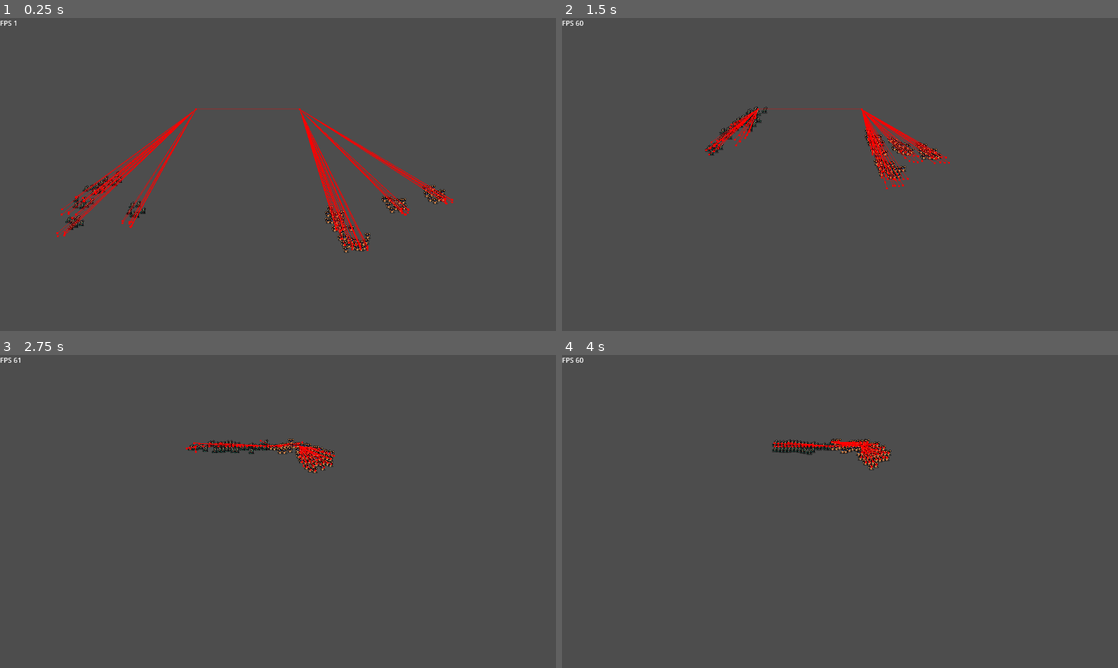
Above: before the commit, frames 1-4 (two rows, left to right).
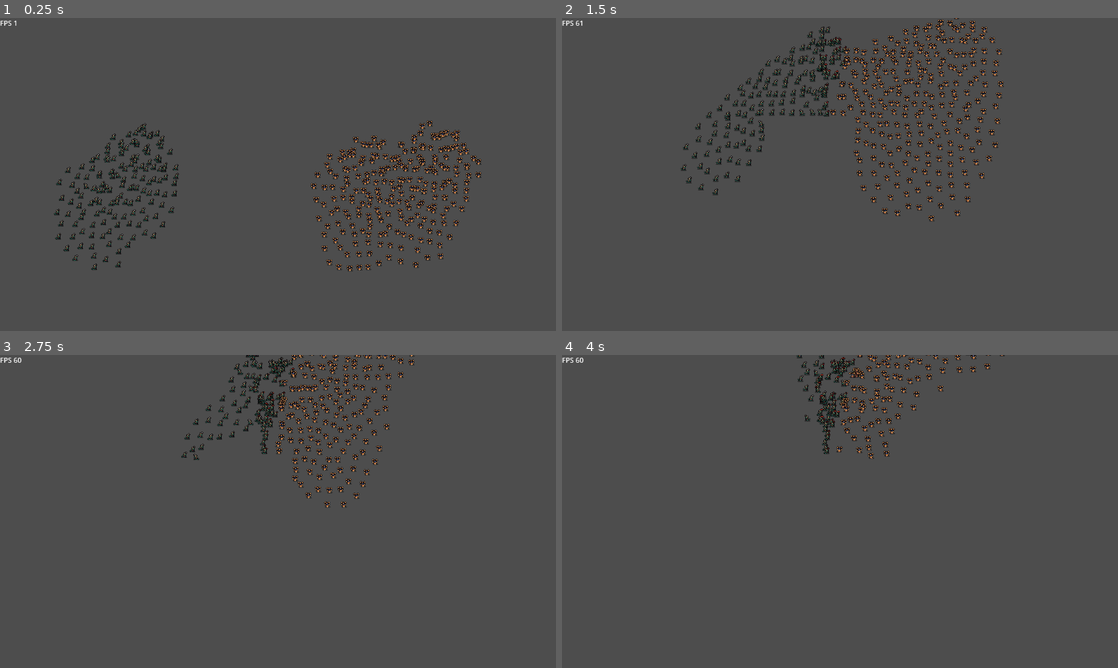
Above: after the commit, the same moments.

Repository: Snayff/nqp3
Game: Godot game, scene res://scenes/stages/combat/stage_combat.tscn
Two runs of this game, one before a commit and one after it. Both use one fixed random seed, a clock stepped at 60 frames per second and the inputs below.
Inputs (mouse positions are in pixels of both pictures, inside the frame that each line leads up to):
- Up to frame 1 (0.25 s): no input
- Up to frame 2 (1.5 s): move the mouse to (962, 158) at 0.52 s; click (962, 158) at 0.67 s; move the mouse to (728, 190) at 1.27 s; click (728, 190) at 1.42 s
- Up to frame 3 (2.75 s): move the mouse to (333, 442) at 2.02 s; click (333, 442) at 2.17 s
- Up to frame 4 (4 s): move the mouse to (812, 574) at 2.77 s; click (812, 574) at 2.92 s; move the mouse to (1006, 558) at 3.52 s; click (1006, 558) at 3.67 s

The runs differ from the first frame. In frame 1, 7.7% of the frame differs, in the area x 9-87%, y 28-81%; in frame 2, 7.2%; in frame 3, 4.2%; in frame 4, 2.8%.

Commit message:
feature/bigger combat (#12)
* closes #5

* implements some of #6

* Remaining issues:

    Actor behavior needs tweaking
    Actors can't collide with the environment
    Could be further optimized still, perhaps


* Enforce social distancing

* remove unused timer

* Make actors target enemies they bump into

* Clean up branch for merging

Diff:
--- /dev/null
+++ b/hashgrid/hashgrid.gd
@@ -0,0 +1,30 @@
+extends Node
+
+var hash_grid : Dictionary
+var tile_size := Vector2(25,25)
+
+const offsets : Array [Vector2] = [
+	Vector2(-1,1),Vector2(0,1),Vector2(1,1),
+	Vector2(-1,0),Vector2(0,0),Vector2(1,0),
+	Vector2(-1,-1),Vector2(0,-1),Vector2(1,-1)
+]
+
+func _ready():
+	self.process_priority = -4
+
+func _physics_process(delta):
+	hash_grid.clear()
+	for actor in get_tree().get_nodes_in_group("actor"):
+		var tile = (actor.global_position / tile_size).floor()
+		if not hash_grid.has(tile):
+			hash_grid[tile] = []
+		hash_grid[tile].append(actor)
+
+	for tile in hash_grid.keys():
+		var supa_list : Array
+		for offset in offsets:
+			var t_tile = tile + offset
+			if hash_grid.has(t_tile):
+				supa_list.append_array(hash_grid[t_tile])
+		for actor in hash_grid[tile]:
+			actor.neighbours = supa_list
--- a/project.godot
+++ b/project.godot
@@ -23,13 +23,14 @@
 RefData="*res://scripts/globals/ref_data.gd"
 SignalBus="*res://scripts/globals/signal_bus.gd"
 Utility="*res://scripts/globals/utility.gd"
+Hashgrid="*res://hashgrid/hashgrid.gd"
 
 [display]
 
 window/size/viewport_width=1280
 window/size/viewport_height=720
+window/stretch/mode="viewport"
 window/dpi/allow_hidpi=false
-window/stretch/mode="viewport"
 
 [editor]
 
--- a/scenes/entities/actor/actor.gd
+++ b/scenes/entities/actor/actor.gd
@@ -88,6 +88,8 @@
 		if not is_selectable:
 			is_selected = false
 
+var neighbours : Array
+
 ######### SETUP #############
 
 func _ready() -> void:
@@ -132,11 +134,6 @@
 func _physics_process(delta) -> void:
 
 	if is_in_group("alive"):
-
-		# if we have reached the destination get a new target
-		if _navigation_agent.is_navigation_finished():
-				refresh_target()
-
 		update_state()
 		process_current_state()
 
@@ -147,8 +144,9 @@
 	# if we have target, move towards them, else get new
 	if _target != null:
 		# attack if in range, else move closer
+		_navigation_agent.target_position = _target.global_position
 		var in_attack_range : bool = _navigation_agent.distance_to_target() <= stats.attack_range
-		if in_attack_range and has_ready_attack:
+		if in_attack_range and (has_ready_attack or true):
 			_navigation_agent.target_position = global_position
 			if _state != Constants.ActorState.ATTACKING:
 				change_state(Constants.ActorState.ATTACKING)
@@ -208,14 +206,34 @@
 	# get next destination
 	var target_pos : Vector2 = _navigation_agent.get_next_path_position()
 
+	var social_distancing_force : Vector2
+
+	var social_loop_limit : int = 7
+	var distance_to_target : float = _target.global_position.distance_to(self.global_position)
+
+	for i in mini(neighbours.size(), social_loop_limit):
+		var neighbour = neighbours[i]
+		var p1 : Vector2 = self.global_position
+		var p2 : Vector2 = neighbour.global_position
+		var distance : float = p1.distance_to(p2)
+		if distance < distance_to_target and _ai.is_enemy(neighbour):
+			_target = neighbour
+			distance_to_target = distance
+		var p3 : Vector2 = p1.direction_to(p2) * maxf((100 - distance * 2), 0)
+		social_distancing_force -= p3
+
+	if neighbours.size() > social_loop_limit:
+		# Approximate the remaining social distancing force that we didn't
+		# bother calculating
+		social_distancing_force *= neighbours.size() / float(social_loop_limit)
+
 	# determine route
 	var direction : Vector2 = global_position.direction_to(target_pos)
 	var desired_velocity : Vector2 = direction * stats.move_speed
 	var steering : Vector2 = (desired_velocity - velocity)
 
 	# update velocity
-	velocity += steering
-	_navigation_agent.set_velocity(velocity)
+	velocity += steering + social_distancing_force
 
 	move_and_slide()
 
--- a/scenes/entities/actor/actor.tscn
+++ b/scenes/entities/actor/actor.tscn
@@ -1,4 +1,4 @@
-[gd_scene load_steps=5 format=3]
+[gd_scene load_steps=5 format=3 uid="uid://cq56hcu2wn2y7"]
 
 [ext_resource type="Script" path="res://scenes/entities/actor/actor.gd" id="1_de4j8"]
 [ext_resource type="PackedScene" path="res://scenes/components/hurt_box/hurt_box.tscn" id="2_eofpl"]
@@ -9,7 +9,7 @@
 
 [sub_resource type="SpriteFrames" id="SpriteFrames_rlvhe"]
 
-[node name="Actor" type="CharacterBody2D"]
+[node name="Actor" type="CharacterBody2D" groups=["actor"]]
 position = Vector2(1, -3)
 collision_layer = 2
 collision_mask = 3
@@ -23,16 +23,15 @@
 [node name="CollisionShape2D" type="CollisionShape2D" parent="."]
 position = Vector2(0, 2)
 shape = SubResource("CapsuleShape2D_pdl0k")
+disabled = true
 
 [node name="NavigationAgent2D" type="NavigationAgent2D" parent="."]
 path_desired_distance = 8.0
 target_desired_distance = 8.0
 path_max_distance = 16.0
-avoidance_enabled = true
 neighbor_distance = 8.0
 max_neighbors = 50
 max_speed = 8.0
-debug_enabled = true
 
 [node name="AnimatedSprite2D" type="AnimatedSprite2D" parent="."]
 sprite_frames = SubResource("SpriteFrames_rlvhe")
@@ -42,6 +41,7 @@
 scale = Vector2(-0.194719, 0.263765)
 collision_layer = 0
 collision_mask = 4
+monitoring = false
 
 [connection signal="animation_finished" from="AnimatedSprite2D" to="." method="process_animation_completion"]
 [connection signal="animation_looped" from="AnimatedSprite2D" to="." method="process_animation_completion"]
--- a/scenes/entities/unit/unit.gd
+++ b/scenes/entities/unit/unit.gd
@@ -8,27 +8,11 @@
 @export var unit_name: String
 
 # functional
-@onready var target_timer : Timer = $TargetRefresh
-var base_target_timer_duration := 0.3
 
 var _actors : Array[Actor] = []
-
-
-func _ready():
-	# init timer
-	target_timer.wait_time = base_target_timer_duration
 
 ## spawn actors onto the combat map
 func spawn_actors():
 	var unit_data = RefData.unit_data[unit_name]
 	for i in unit_data["num_units"]:
 		_actors.append(Factory.create_actor(self, unit_name, team))
-
-
-## refresh targets and restart timer
-func _on_timer_target_refresh_timeout() -> void:
-	for actor in _actors:
-		actor.refresh_target()
-
-	# restart timer with random offset, so all target refreshes dont happen at once
-	target_timer.start(base_target_timer_duration +  randf_range(-0.1, 0.1))
--- a/scenes/entities/unit/unit.tscn
+++ b/scenes/entities/unit/unit.tscn
@@ -4,8 +4,3 @@
 
 [node name="Unit" type="Node2D"]
 script = ExtResource("1_054a8")
-
-[node name="TargetRefresh" type="Timer" parent="."]
-autostart = true
-
-[connection signal="timeout" from="TargetRefresh" to="." method="_on_timer_target_refresh_timeout"]
--- a/scenes/stages/combat/stage_combat.gd
+++ b/scenes/stages/combat/stage_combat.gd
@@ -17,7 +17,7 @@
 	# FIXME: when troupes exist update to use troupe. placeholder code for now.
 
 	for key in _units.keys():
-		var num_unit_per_team = 5
+		var num_unit_per_team = 25
 		var unit_name: String
 		if key == "ally":
 			unit_name = "conjurer"
--- a/scripts/components/ai/base_ai.gd
+++ b/scripts/components/ai/base_ai.gd
@@ -6,6 +6,14 @@
 	owner = get_parent()
 	assert(owner is Actor)
 
+func is_enemy(target : Actor) -> bool:
+	if owner.is_in_group("ally"):
+		if target.is_in_group("enemy"):
+			return true
+	if owner.is_in_group("enemy"):
+		if target.is_in_group("ally"):
+			return true
+	return false
 
 ## get a new target on the opposing team.
 ## Can return null
--- a/scripts/globals/combat.gd
+++ b/scripts/globals/combat.gd
@@ -30,7 +30,7 @@
 	else:
 		team2 = "enemy"
 
-	print(attacker.name + "(" + team  + ") dealt " + str(damage) + " to " + defender.name + "(" + team2 + ").")
+#	print(attacker.name + "(" + team  + ") dealt " + str(damage) + " to " + defender.name + "(" + team2 + ").")
 
 
 ## work out damage of an attack on a defender
